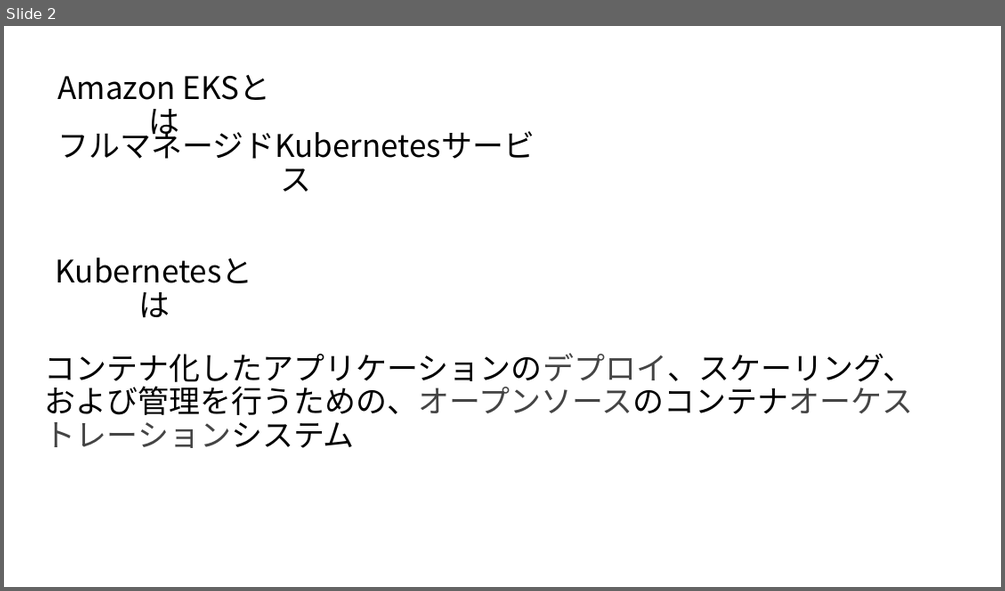
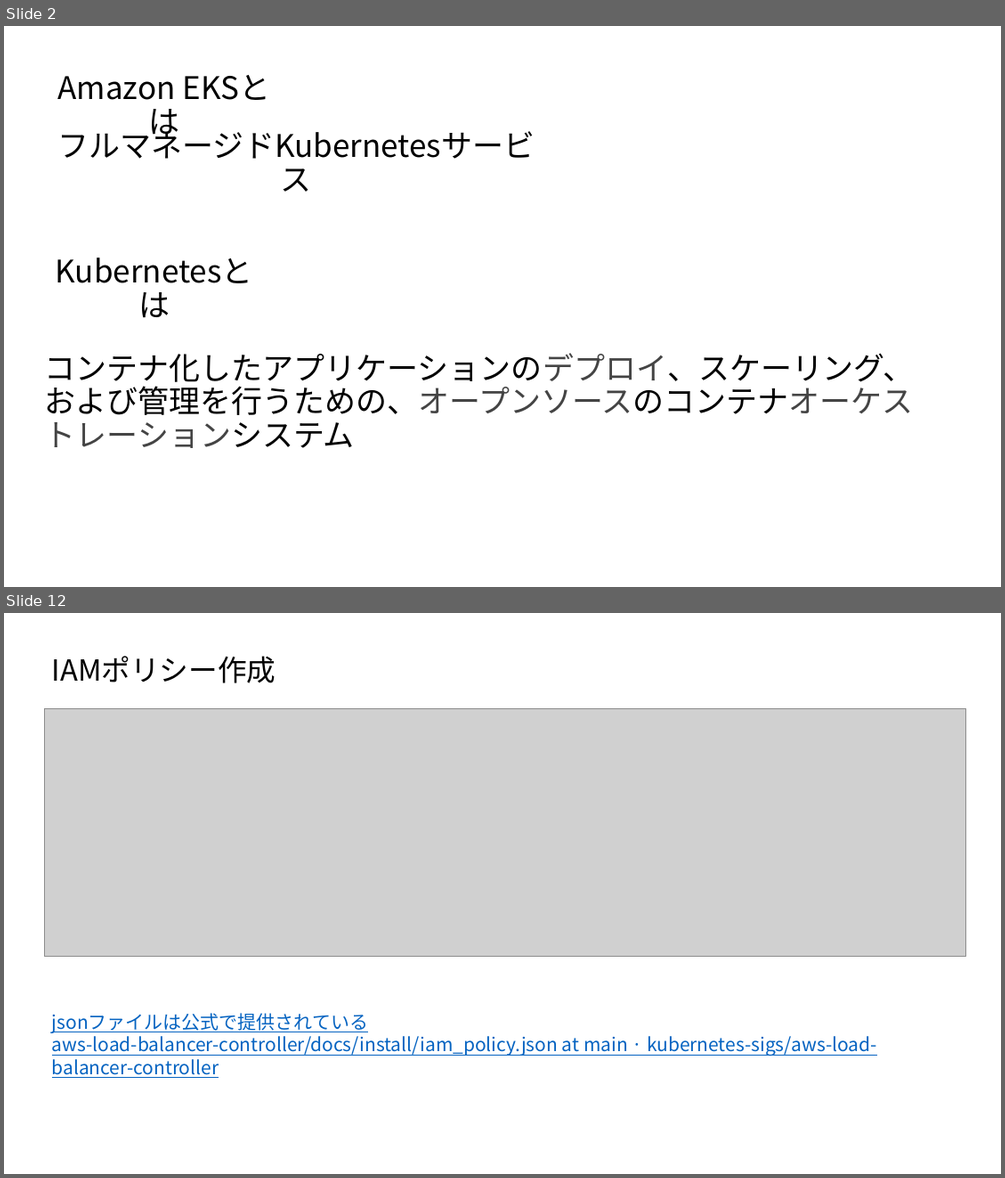
Before and after one commit to TokushigeJunya/test, a slide deck: AmazonEKS入門.pptx. Shown one above the other, each under a label of ours: slide 2 before the commit, slides 2 and 12 after it; the slides between them are not shown. The pictures are 1005x591 and 1005x1178 pixels, drawn with LibreOffice and Linux fonts; fonts in the diff are those of the drawing; grey boxes stand for pictures. Boxes give left, top, right and bottom in pixels: in the first picture for what was removed or moved away, otherwise in the second. Text is boxed around its words. In the diff, an @@ line names an element or a change of style, - is before the commit and + after.

```diff
--- a/AmazonEKS入門.pptx
+++ b/AmazonEKS入門.pptx
@@ slide 12 added at (x1=4, y1=613, x2=1001, y2=1174), background #FFFFFF @@
@@ text added at (x1=52, y1=656, x2=276, y2=683), 28 pt, text #000000 @@
+IAMポリシー作成
@@ picture added at (x1=44, y1=709, x2=966, y2=957) @@
@@ text added at (x1=52, y1=1013, x2=877, y2=1078), 18 pt, text #0563C1, underline @@
+jsonファイルは公式で提供されている
+aws-load-balancer-controller/docs/install/iam_policy.json at main · kubernetes-sigs/aws-load-balancer-controller
```
Also in this commit, not shown: 1 slide changed, 13 other slides added, 16 slides removed.
